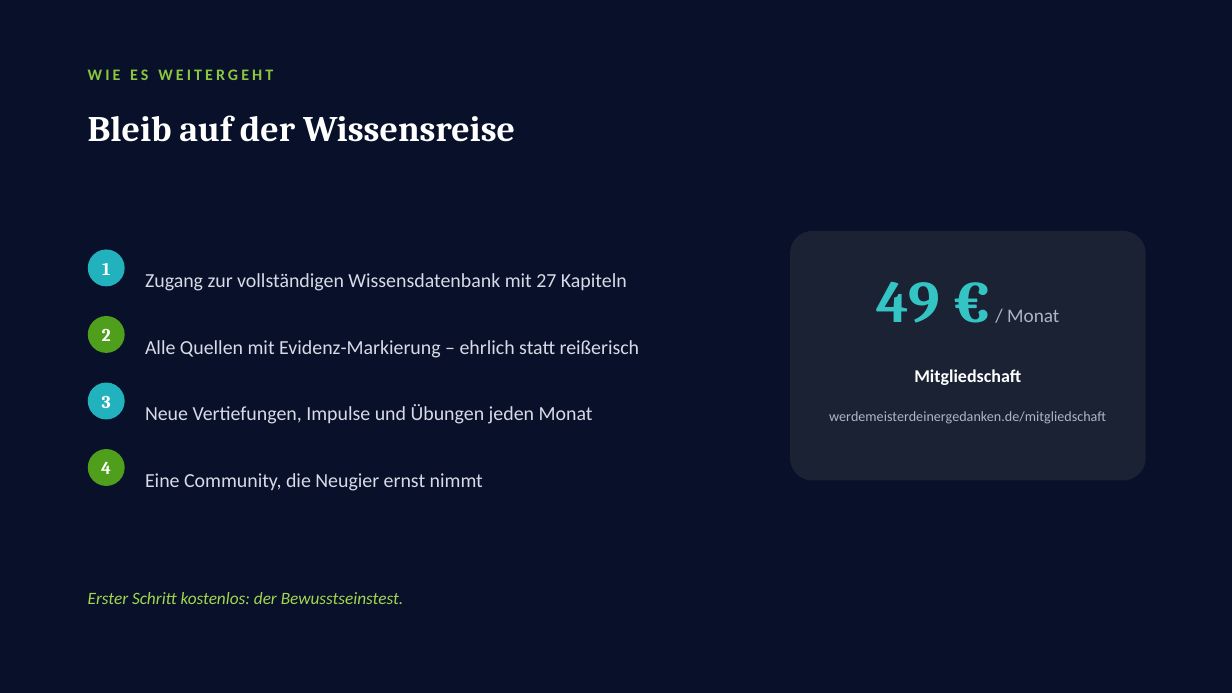
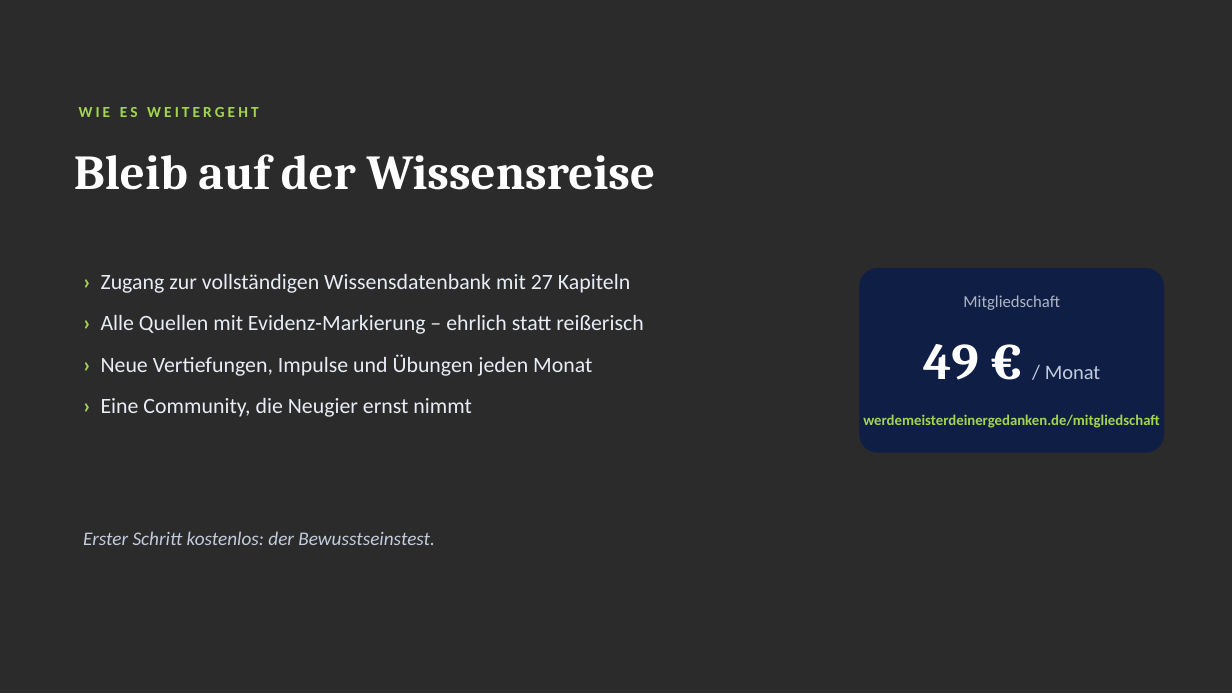
Before and after one commit to Heiko888/werdemeisterdeinergedanken, a slide deck: slide 20 of content/vorlagen/workshop/WMDG-Workshop-Wissensreise-Dein-Gehirn-verstehen.pptx. Drawn at 1232x693 pixels with LibreOffice and Linux fonts; fonts in the diff are those of the drawing; background and template pictures are left out; a plain dark background stands for a picture behind light text. Boxes give left, top, right and bottom in pixels: in the first picture for what was removed or moved away, otherwise in the second. Text is boxed around its words. In the diff, an @@ line names an element or a change of style, - is before the commit and + after.

```diff
--- a/content/vorlagen/workshop/WMDG-Workshop-Wissensreise-Dein-Gehirn-verstehen.pptx
+++ b/content/vorlagen/workshop/WMDG-Workshop-Wissensreise-Dein-Gehirn-verstehen.pptx
@@ background #08102A to picture (left out) @@
@@ text "WIE ES WEITERGEHT" moved from (x1=88, y1=69, x2=273, y2=80) to (x1=79, y1=107, x2=259, y2=117) @@
@@ text "WIE ES WEITERGEHT" at (x1=79, y1=107, x2=259, y2=117): size 12.5 to 12 pt, text colour #8CC63F to #A3D64F @@
@@ text "Bleib auf der Wissensreise" moved from (x1=88, y1=115, x2=515, y2=142) to (x1=74, y1=154, x2=656, y2=190) @@
@@ text "Bleib auf der Wissensreise" at (x1=74, y1=154, x2=656, y2=190): size 28 to 38 pt; line spacing 1.05 to 1.03 @@
@@ text "› Zugang zur vollständigen Wissensdatenbank ..." at (x1=101, y1=274, x2=643, y2=417): vertical alignment middle to top @@
@@ ellipse removed at (x1=88, y1=250, x2=125, y2=287) @@
-1
@@ rounded rectangle resized from (x1=790, y1=231, x2=1146, y2=481) to (x1=860, y1=268, x2=1165, y2=453) @@
@@ rounded rectangle at (x1=860, y1=268, x2=1165, y2=453): fill #1A2233 to #0F1E44; proportions changed @@
@@ text at (x1=101, y1=274, x2=643, y2=417): text changed; size 15.5 to 17 pt; text colour #D8DBE6 to #E7ECF5 @@
-Zugang zur vollständigen Wissensdatenbank mit 27 Kapiteln
+› Zugang zur vollständigen Wissensdatenbank mit 27 Kapiteln
+› Alle Quellen mit Evidenz-Markierung – ehrlich statt reißerisch
+› Neue Vertiefungen, Impulse und Übungen jeden Monat
+› Eine Community, die Neugier ernst nimmt
@@ text "Mitgliedschaft" moved from (x1=914, y1=369, x2=1021, y2=385) to (x1=963, y1=295, x2=1060, y2=310) @@
@@ text "Mitgliedschaft" at (x1=963, y1=295, x2=1060, y2=310): size 14 to 13 pt, text colour #FFFFFF to #AEB6C6, bold off @@
@@ ellipse removed at (x1=88, y1=316, x2=125, y2=353) @@
-2
@@ text "49 € / Monat" moved from (x1=876, y1=282, x2=1059, y2=323) to (x1=923, y1=344, x2=1100, y2=380) @@
@@ text "49 € / Monat" at (x1=923, y1=344, x2=1100, y2=380): size 46 to 40 pt, text colour #34C4C4 to #FFFFFF in "49 €"; size 15 to 16 pt, text colour #AEB6C6 to #C3CCDD in "/ Monat" @@
@@ text removed at (x1=145, y1=340, x2=640, y2=358) @@
-Alle Quellen mit Evidenz-Markierung – ehrlich statt reißerisch
@@ ellipse removed at (x1=88, y1=383, x2=125, y2=420) @@
-3
@@ text removed at (x1=145, y1=404, x2=593, y2=424) @@
-Neue Vertiefungen, Impulse und Übungen jeden Monat
@@ text "werdemeisterdeinergedanken.de/mitgliedschaft" moved from (x1=829, y1=411, x2=1106, y2=424) to (x1=863, y1=414, x2=1160, y2=428) @@
@@ text "werdemeisterdeinergedanken.de/mitgliedschaft" at (x1=863, y1=414, x2=1160, y2=428): size 11 to 11.5 pt, text colour #AEB6C6 to #A3D64F, bold on; line spacing 1.05 to 1 @@
@@ ellipse removed at (x1=88, y1=449, x2=125, y2=486) @@
-4
@@ text removed at (x1=145, y1=473, x2=483, y2=491) @@
-Eine Community, die Neugier ernst nimmt
@@ text "Erster Schritt kostenlos: der Bewusstseinstest." moved from (x1=88, y1=592, x2=403, y2=604) to (x1=83, y1=531, x2=435, y2=545) @@
@@ text "Erster Schritt kostenlos: der Bewusstseinstest." at (x1=83, y1=531, x2=435, y2=545): size 13.5 to 15 pt, text colour #A3D64F to #C3CCDD @@
```
Also in this commit, not shown: 19 other slides changed, 25 other files.
